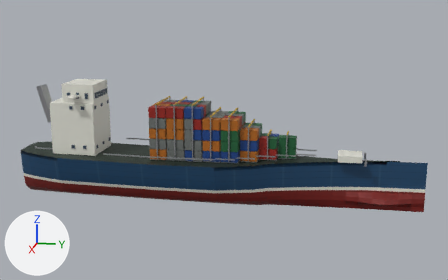
The glTF model assets/models/ships/lod/cargo_lod1.glb: old version first, new version second.
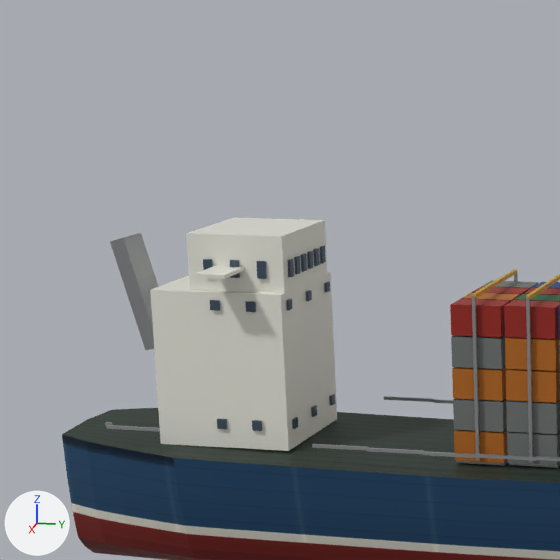
There are two pictures of each version: one whole from a 50 mm camera at (5.67, 1.43, 2.04) aimed at (-0.01, 0.29, 0.62), one close up on the part from 0% to 41% of the width and 3% to 68% of the height. Arrows for +X, +Y and +Z are at lower left; the lights stay in place. The older version's two pictures come first. Vertices at exactly the same position are counted once.

The first close-up shows 'ContainerShip'.
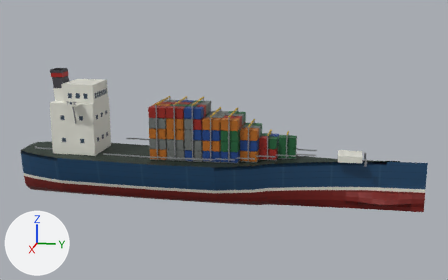
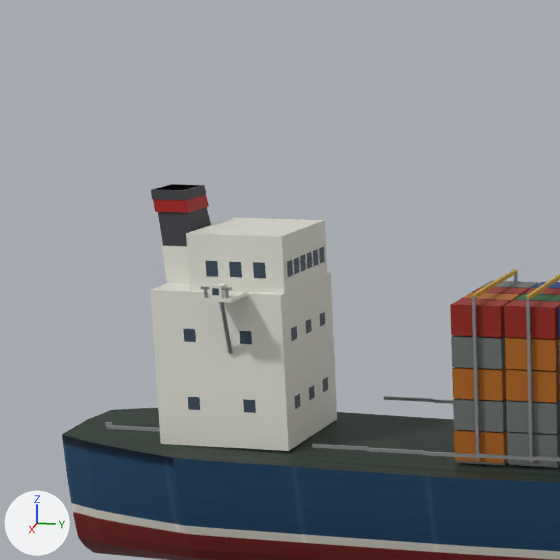
Pixel boxes [x1, y1, x2, y2] of what changed, in the close-ups (560 x 560 px; the box of a moved part takes in the faces that stretch with it):
'ContainerShip', reshaped
    before: [62, 217, 560, 560]
    after: [62, 184, 560, 560]
part 1 of me_containership, added
    after: [201, 291, 248, 303]
part 2 of me_containership, added
    after: [209, 283, 227, 298]
part 3 of me_containership, moved or reshaped
    before: [311, 405, 317, 417]
    after: [309, 385, 315, 401]
part 4 of me_containership, moved or reshaped
    before: [292, 417, 298, 429]
    after: [294, 394, 301, 409]
part 5 of me_containership, moved or reshaped
    before: [252, 420, 262, 431]
    after: [243, 399, 256, 413]
part 6 of me_containership, moved or reshaped
    before: [217, 418, 227, 429]
    after: [188, 397, 200, 410]
part 7 of me_containership, moved or reshaped
    before: [329, 394, 335, 405]
    after: [320, 312, 325, 327]
part 8 of me_containership, added
    after: [306, 319, 312, 334]
part 9 of me_containership, added
    after: [291, 326, 297, 341]
part 10 of me_containership, added
    after: [239, 331, 252, 344]
part 11 of me_containership, added
    after: [183, 328, 196, 342]
part 12 of me_containership, added
    after: [212, 288, 219, 295]
part 13 of me_containership, deleted
    before: [110, 233, 158, 350]
part 14 of me_containership, moved or reshaped
    before: [194, 246, 330, 312]
    after: [151, 184, 328, 392]

What changed in the scene script:
```text
Add mat_funnel:
    mat_funnel = principled_material('funnel')
    mat_funnel.base_color = (0.06, 0.06, 0.07)  # dark grey #45454b
    mat_funnel.metallic = 0.2
Change me_containership:
    used by ob_containership; location = (0.0, 0.0, 0.0)
    remove me_containership.from_pydata(...)  # 3483 vertices, 4354 faces; spans x -0.34..0.34, y -1.75..2.17, z 0.0..1.14
    add me_containership.from_pydata(...)  # 3623 vertices, 4558 faces; spans x -0.34..0.34, y -1.75..2.17, z 0.0..1.26
    me_containership part 1: a new loose piece, a box spanning x 0.211..0.332, y -1.15..-1.05, z 0.959..0.971, in mat_paint (picture img_paint)
    me_containership part 2: a new loose piece, a box spanning x 0.292..0.332, y -1.12..-1.08, z 0.971..1.011, in mat_paint (picture img_paint)
    me_containership part 3: the loose piece of 8 vertices spanning x -0.01..0.01, y -0.94..-0.93, z 0.52..0.55 is moved by (0.0, -0.01, 0.06)
    me_containership part 4: the loose piece of 8 vertices spanning x 0.15..0.17, y -0.94..-0.93, z 0.52..0.55 is moved by (-0.04, -0.01, 0.06)
    me_containership part 5: the loose piece of 8 vertices spanning x 0.21..0.22, y -1.05..-1.02, z 0.52..0.55 is moved by (-0.01, -0.03, 0.06)
    me_containership part 6: the loose piece of 8 vertices spanning x 0.21..0.22, y -1.17..-1.14, z 0.52..0.55 is moved by (-0.01, -0.1, 0.06)
    me_containership part 7: the loose piece of 8 vertices spanning x -0.17..-0.15, y -0.94..-0.93, z 0.52..0.55 is moved by (0.04, -0.01, 0.28)
    me_containership part 8: a new loose piece, a box spanning x -0.023..0.023, y -0.9415..-0.9395, z 0.8023..0.8443, in mat_glass (dark blue #3f5061)
    me_containership part 9: a new loose piece, a box spanning x 0.097..0.143, y -0.9415..-0.9395, z 0.8023..0.8443, in mat_glass (dark blue #3f5061)
    me_containership part 10: a new loose piece, a box spanning x 0.2085..0.2105, y -1.085..-1.045, z 0.8023..0.8443, in mat_glass (dark blue #3f5061)
    me_containership part 11: a new loose piece, a box spanning x 0.2085..0.2105, y -1.275..-1.235, z 0.8023..0.8443, in mat_glass (dark blue #3f5061)
    me_containership part 12: a new loose piece, a box spanning x 0.3309..0.3329, y -1.111..-1.089, z 0.9797..1.0017, in mat_glass (dark blue #3f5061)
    me_containership part 13: the loose piece of 10 vertices spanning x -0.05..0.05, y -1.6..-1.41, z 0.73..1.11 is deleted
    me_containership part 14: 77 vertices moved from x -0.33..0.33, y -1.52..-0.93, z 0.52..1.07 to x -0.33..0.33, y -1.2..-0.94, z 0.58..1.06; 97 vertices removed from x -0.22..0.22, y -1.53..-0.93, z 0.52..1.07; 119 vertices added at x -0.33..0.33, y -1.43..-0.94, z 0.58..1.26
    other edits to the shape of me_containership do not show in these pictures
    add me_containership.materials.append(mat_funnel)  # dark grey #45454b
```
